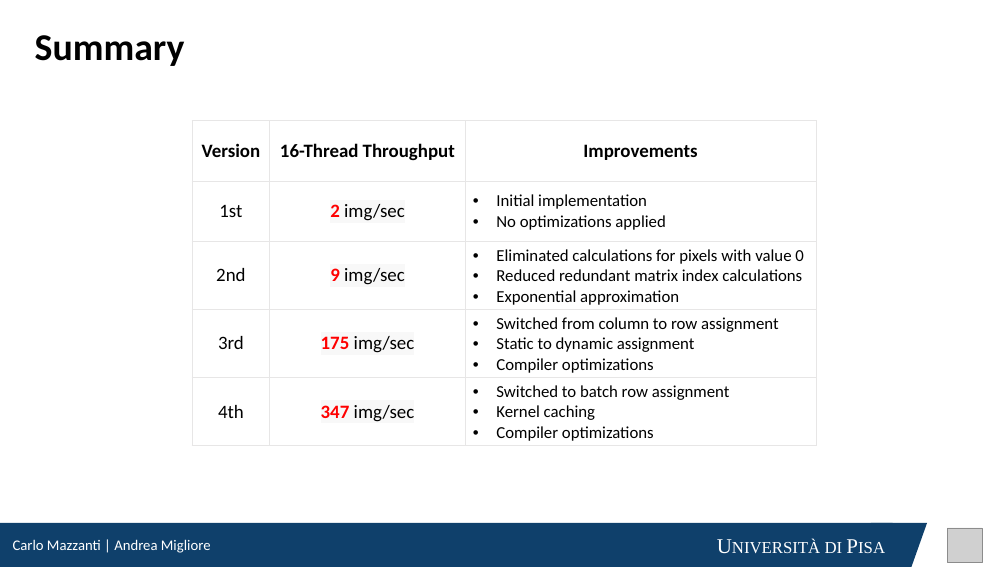
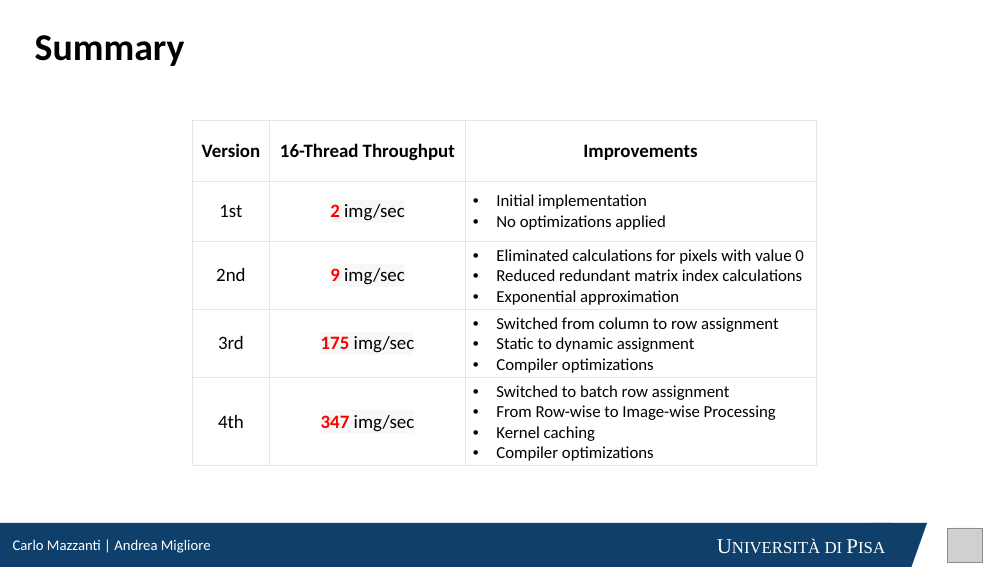
Before and after one commit to cmsilen/BidimensionalConvolution, a slide deck: slide 42 of BidimensionalConvolution_NEW.pptx (slide 41 before the commit). Drawn at 1008x567 pixels with LibreOffice and Linux fonts; fonts in the diff are those of the drawing; grey boxes stand for pictures. Boxes give left, top, right and bottom in pixels: in the first picture for what was removed or moved away, otherwise in the second. Text is boxed around its words. In the diff, an @@ line names an element or a change of style, - is before the commit and + after.

```diff
--- a/BidimensionalConvolution_NEW.pptx
+++ b/BidimensionalConvolution_NEW.pptx
@@ table at (192,120,816,466) @@
-row 5, column 3: Switched to batch row assignment / Kernel caching / Compiler optimizations
+row 5, column 3: Switched to batch row assignment / From Row-wise to Image-wise Processing / Kernel caching / Compiler optimizations
```
Also in this commit, not shown: 1 slide added.
